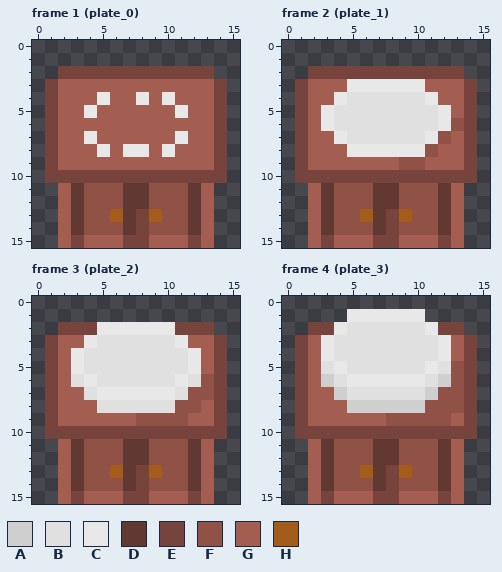
File history of a pixel-art file, assets/plate_counter.aseprite. The picture above is the old version.
16x16 pixels, 5 frames. Colours within 5 levels of each other are drawn and written as one. Shown: frame 1 (plate_0), frame 2 (plate_1), frame 3 (plate_2), frame 4 (plate_3). The commit also changed other frames, which this record leaves out.
Palette (. is transparent): A #cfcfcf  B #e0e0e0  C #e8e8e8  D #623932  E #76433d  F #905247  G #a45d51  H #a35c19
New version:
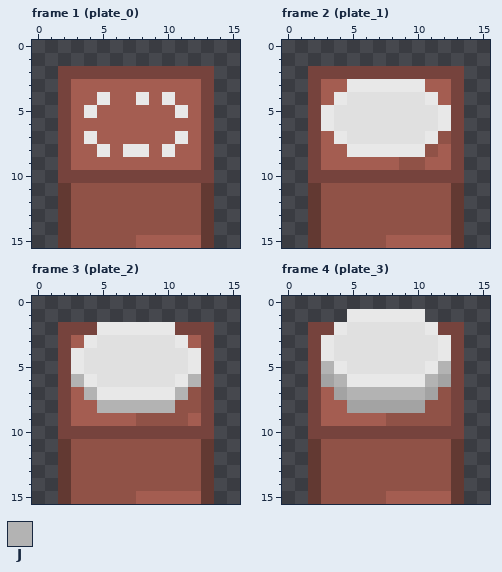
Colours new in this view: J #b3b3b3
What changed:
Colour A changes from #cfcfcf to #a3a3a3.
Frame 1 (plate_0), layer "base":
Colour D replaces colour G in rows 11 to 15 at x 2 and 13.
Colour E replaces colour G in rows 3 to 9 at x 2 and 13.
Colour F replaces colour D in rows 11 to 12 at x 3, 7 to 8 and 12; in rows 13 to 14 at x 3, 7 and 12.
Colour F replaces colour E in rows 13 to 14 at x 8; in row 15 at x 3 and 7.
Colour F replaces colour G in row 15 at x 4 to 6.
Colour F replaces colour H in row 13 at x 6 and 9.
Colour G replaces colour E in row 15 at x 8 and 12.
The author cleared colour E in rows 3 to 10 at x 1 and 14.
Frame 2 (plate_1), layers "plates", "base":
Colour D replaces colour G in rows 11 to 15 at x 2 and 13.
Colour E replaces colour F in row 6 at x 13.
Colour E replaces colour G in rows 3 to 5 at x 2 and 13; in row 6 at x 2; in rows 7 to 9 at x 2 and 13.
Colour F replaces colour D in rows 11 to 12 at x 3, 7 to 8 and 12; in rows 13 to 14 at x 3, 7 and 12.
Colour F replaces colour E in rows 13 to 14 at x 8; in row 15 at x 3 and 7.
Colour F replaces colour G in row 15 at x 4 to 6.
Colour F replaces colour H in row 13 at x 6 and 9.
Colour G replaces colour E in row 15 at x 8 and 12.
The author cleared colour E in rows 3 to 10 at x 1 and 14.
Frame 3 (plate_2), layers "plates", "base":
Colour D replaces colour G in rows 11 to 15 at x 2 and 13.
Colour E replaces colour F in rows 6 to 7 at x 13.
Colour E replaces colour G in rows 3 to 5 at x 2 and 13; in rows 6 to 7 at x 2; in rows 8 to 9 at x 2 and 13.
Colour F replaces colour D in rows 11 to 12 at x 3, 7 to 8 and 12; in rows 13 to 14 at x 3, 7 and 12.
Colour F replaces colour E in rows 13 to 14 at x 8; in row 15 at x 3 and 7.
Colour F replaces colour G in row 15 at x 4 to 6.
Colour F replaces colour H in row 13 at x 6 and 9.
Colour G replaces colour E in row 15 at x 8 and 12.
Colour J replaces colour B in row 6 at x 3 and 12; in row 7 at x 4 and 11; in row 8 at x 5 to 10.
The author cleared colour E in rows 3 to 10 at x 1 and 14.
Frame 4 (plate_3), layers "plates", "base":
Colour D replaces colour G in rows 11 to 15 at x 2 and 13.
Colour E replaces colour F in rows 5 to 8 at x 13.
Colour E replaces colour G in rows 3 to 4 at x 2 and 13; in rows 5 to 8 at x 2; in row 9 at x 2 and 13.
Colour F replaces colour D in rows 11 to 12 at x 3, 7 to 8 and 12; in rows 13 to 14 at x 3, 7 and 12.
Colour F replaces colour E in rows 13 to 14 at x 8; in row 15 at x 3 and 7.
Colour F replaces colour G in row 15 at x 4 to 6.
Colour F replaces colour H in row 13 at x 6 and 9.
Colour G replaces colour E in row 15 at x 8 and 12.
Colour J replaces colour B in row 5 at x 3 and 12; in row 6 at x 4 and 11; in row 7 at x 5 to 10.
The author cleared colour E in rows 3 to 10 at x 1 and 14.
